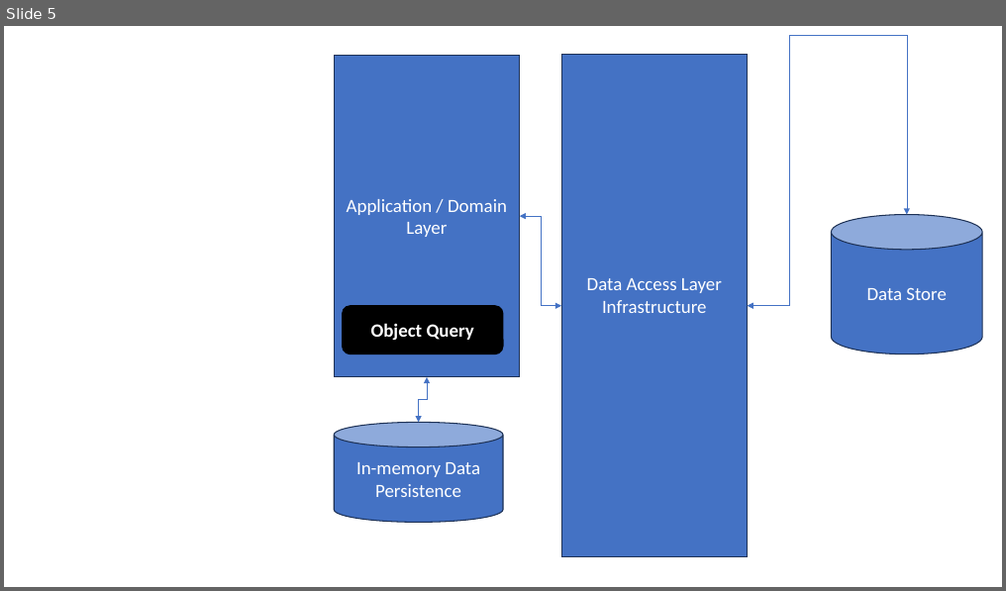
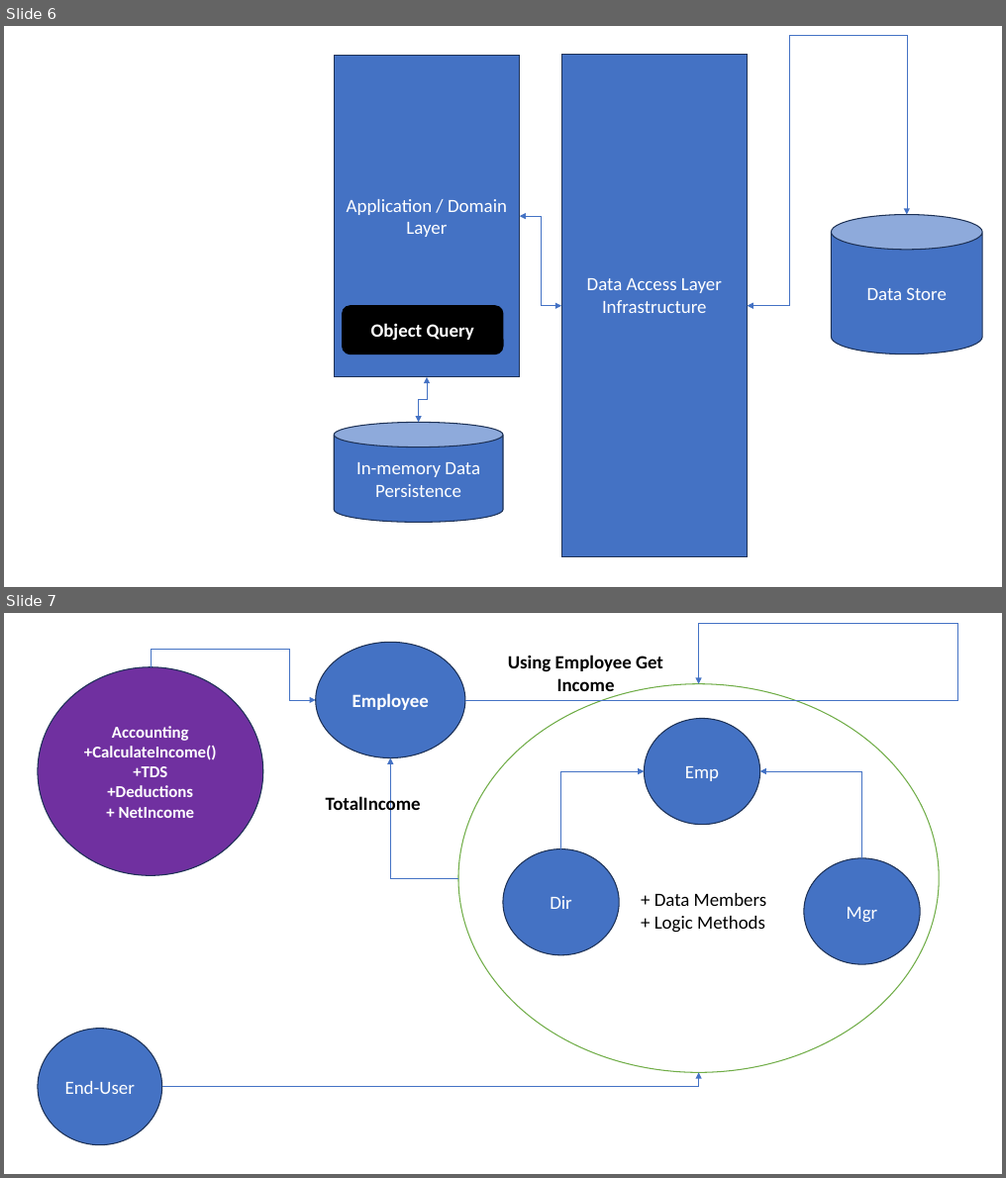
Before and after one commit to maheshsabnis/Capita_NETApps, a slide deck: TrgImages.pptx. Shown one above the other, each under a label of ours: slide 5 before the commit, slides 6 and 7 after it. The pictures are 1006x591 and 1006x1178 pixels, drawn with LibreOffice and Linux fonts; fonts in the diff are those of the drawing. Boxes give left, top, right and bottom in pixels: in the first picture for what was removed or moved away, otherwise in the second. Text is boxed around its words. In the diff, an @@ line names an element or a change of style, - is before the commit and + after.

```diff
--- a/TrgImages.pptx
+++ b/TrgImages.pptx
@@ slide 7 added at [4, 613, 1002, 1174], background #FFFFFF @@
@@ ellipse added at [316, 642, 465, 759], fill #4472C4, outline #1E3256 1 pt, 18 pt, text #FFFFFF, bold @@
+Employee
@@ elbow arrow added from (465, 700) to (699, 684), #4472C4 0.5 pt @@
@@ ellipse added at [38, 666, 263, 875], fill #7030A0, outline #1E3256 1 pt, 16 pt, text #FFFFFF, bold @@
+Accounting
++CalculateIncome()
++TDS
++Deductions
++ NetIncome
@@ elbow arrow added from (151, 666) to (316, 700), #4472C4 0.5 pt @@
@@ text added at [508, 655, 663, 697], 18 pt, text #000000, bold @@
+Using Employee Get Income
@@ ellipse added at [458, 684, 939, 1072], fill #FFFFFF, outline #70AD47 1 pt @@
@@ ellipse added at [645, 719, 760, 825], fill #4472C4, outline #1E3256 1 pt, 18 pt, text #FFFFFF @@
+Emp
@@ elbow arrow added from (458, 878) to (390, 759), #4472C4 0.5 pt @@
@@ elbow arrow added from (561, 850) to (645, 771), #4472C4 0.5 pt @@
@@ elbow arrow added from (862, 859) to (760, 771), #4472C4 0.5 pt @@
@@ text added at [326, 795, 421, 816], 18 pt, text #000000, bold @@
+TotalIncome
@@ ellipse added at [503, 850, 620, 956], fill #4472C4, outline #1E3256 1 pt, 18 pt, text #FFFFFF @@
+Dir
@@ ellipse added at [804, 859, 921, 964], fill #4472C4, outline #1E3256 1 pt, 18 pt, text #FFFFFF @@
+Mgr
@@ text added at [654, 893, 767, 933], 18 pt, text #000000 @@
++ Data Members
++ Logic Methods
@@ ellipse added at [38, 1029, 162, 1146], fill #4472C4, outline #1E3256 1 pt, 18 pt, text #FFFFFF @@
+End-User
@@ elbow arrow added from (162, 1087) to (699, 1072), #4472C4 0.5 pt @@
@@ what was slide 5 is now slide 6 @@
```
Also in this commit, not shown: 2 other slides added, 25 other files.
